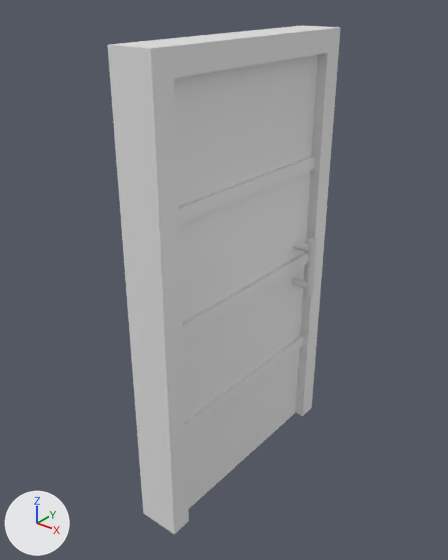
The Blender file DeeperAndDeeper/Assets/AssetsDeeperAndDeeper/Art/Models/Blend/door.blend, before and after one commit.
Both versions are drawn from a camera (50 mm lens) standing at (1.57, -2.07, 2.3) and looking at (-0.05, -0.05, 1.04). Arrows for +X, +Y and +Z are at lower left; the lights stay in place.

In view in the first picture: 'door', 'encadrement'.
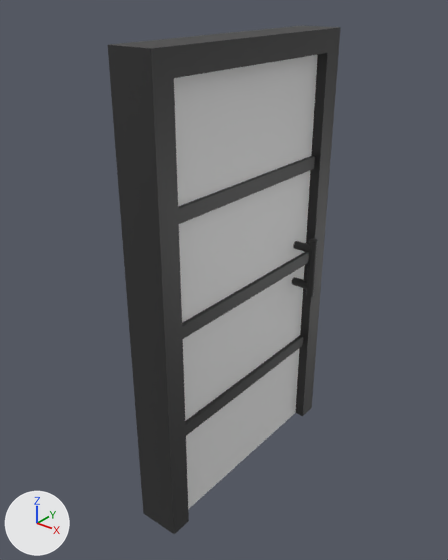
The edits, one by one:
Material 'BaseBlack' (mat_baseblack) is new.
Its base color is (0.0277, 0.0277, 0.0277) (black #2e2e2e).
Material 'BaseWhite' (mat_basewhite) is new.
Its base color is (0.8, 0.8, 0.8) (white #e7e7e7).
me_plane has 16 vertices, 14 faces and spans x -0.1..0.1, y -0.6..0.6, z 0.0..2.1.
me_plane now uses material mat_baseblack (black #2e2e2e).
me_plane_001 has 324 vertices, 196 faces and spans x -0.17..0.17, y 0.0..1.0, z -1.0..1.0.
me_plane_001 is used by ob_door; location (0.0, -0.5, 1.0).
me_plane_001 part 1: 132 of the faces centred in x -0.17..0.17, y 0.88..0.92, z -0.15..0.15 switch from no material to mat_baseblack (black #2e2e2e).
me_plane_001 part 2: 6 of the faces centred in x -0.07..0.07, y 0.5, z -0.53..-0.47 switch from no material to mat_baseblack (black #2e2e2e).
me_plane_001 part 3: 6 of the faces centred in x -0.07..0.07, y 0.5, z -0.03..0.03 switch from no material to mat_baseblack (black #2e2e2e).
me_plane_001 part 4: 6 of the faces centred in x -0.07..0.07, y 0.5, z 0.47..0.53 switch from no material to mat_baseblack (black #2e2e2e).
me_plane_001 now uses material mat_basewhite (white #e7e7e7).

Where the change shows, as pixel boxes [x1, y1, x2, y2] in the pictures (448 x 560 px):
'encadrement', recoloured (white to black)
    both: [108, 25, 341, 534]
part 1 of me_plane_001, recoloured (white to black)
    both: [292, 239, 318, 297]
part 2 of me_plane_001, recoloured (white to black)
    both: [185, 335, 303, 436]
part 3 of me_plane_001, recoloured
    both: [182, 252, 308, 339]
part 4 of me_plane_001, recoloured
    both: [178, 156, 315, 224]
